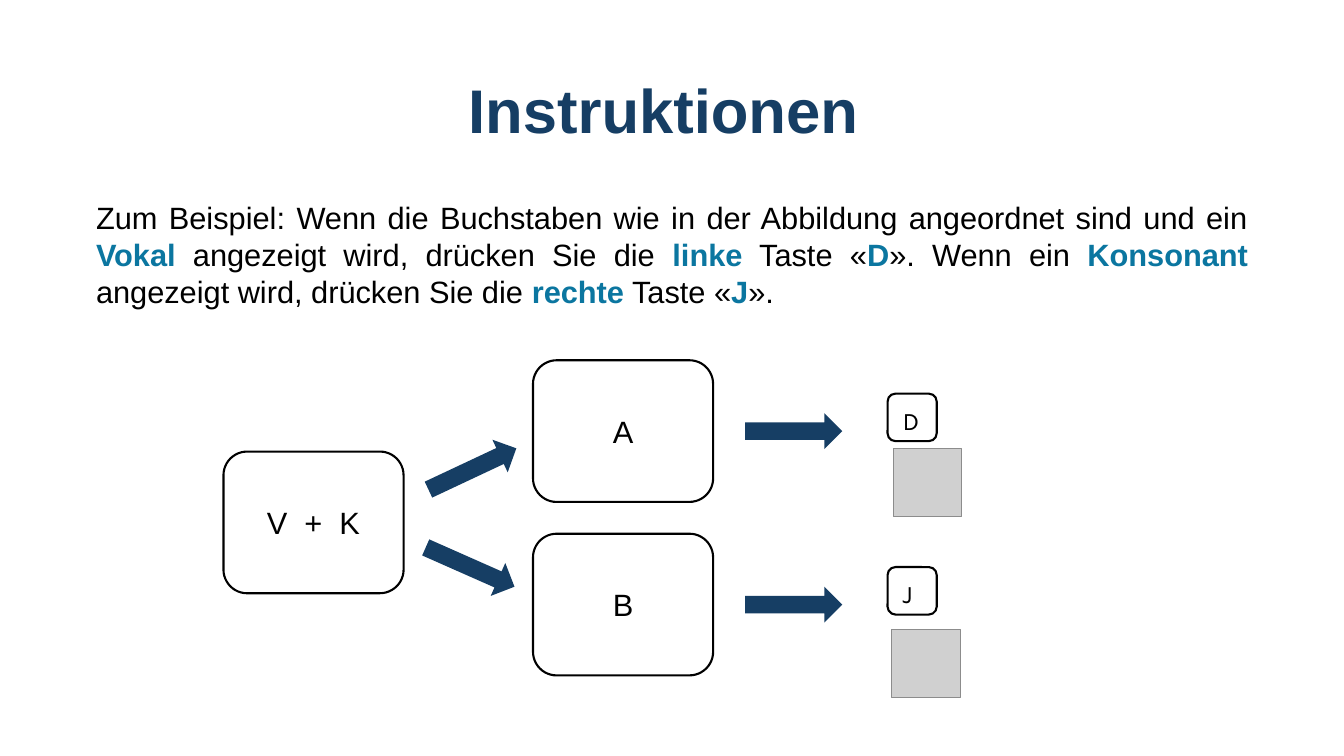
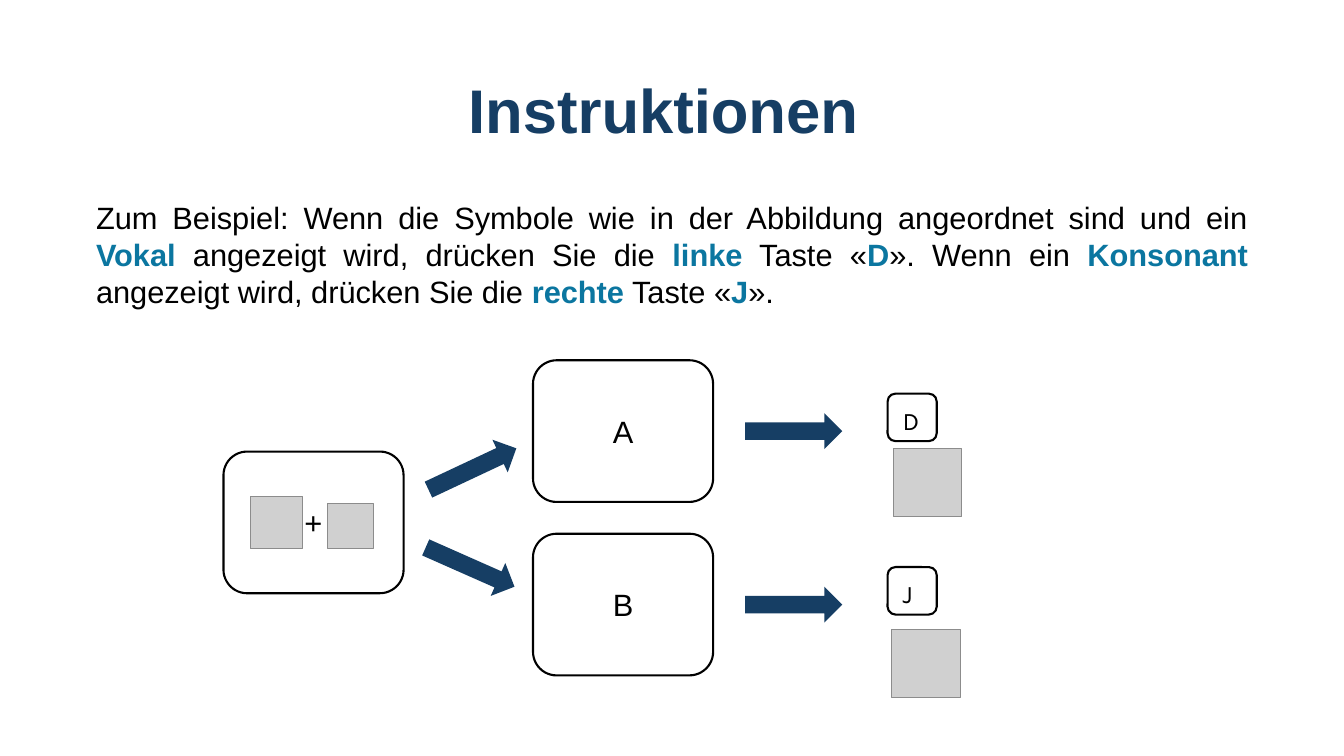
Before and after one commit to GidonFrischkorn/Ambizione-IndividualDifferencesStudy, a slide deck: slide 4 of tasks/letter-judgement-changingSR/Instructions_letterchangeSR.pptx. Drawn at 1344x756 pixels with LibreOffice and Linux fonts; fonts in the diff are those of the drawing; grey boxes stand for pictures. Boxes give left, top, right and bottom in pixels: in the first picture for what was removed or moved away, otherwise in the second. Text is boxed around its words. In the diff, an @@ line names an element or a change of style, - is before the commit and + after.

```diff
--- a/tasks/letter-judgement-changingSR/Instructions_letterchangeSR.pptx
+++ b/tasks/letter-judgement-changingSR/Instructions_letterchangeSR.pptx
@@ text at (96, 206, 1247, 309): text changed @@
-Zum Beispiel: Wenn die Buchstaben wie in der Abbildung angeordnet sind und ein Vokal angezeigt wird, drücken Sie die linke Taste «D». Wenn ein Konsonant angezeigt wird, drücken Sie die rechte Taste «J».
+Zum Beispiel: Wenn die Symbole wie in der Abbildung angeordnet sind und ein Vokal angezeigt wird, drücken Sie die linke Taste «D». Wenn ein Konsonant angezeigt wird, drücken Sie die rechte Taste «J».
@@ picture added at (250, 496, 302, 548) @@
@@ picture added at (328, 503, 373, 548) @@
@@ text at (267, 512, 360, 534): text changed @@
-V + K
++
```
Also in this commit, not shown: 3 other slides changed, 18 other files.
